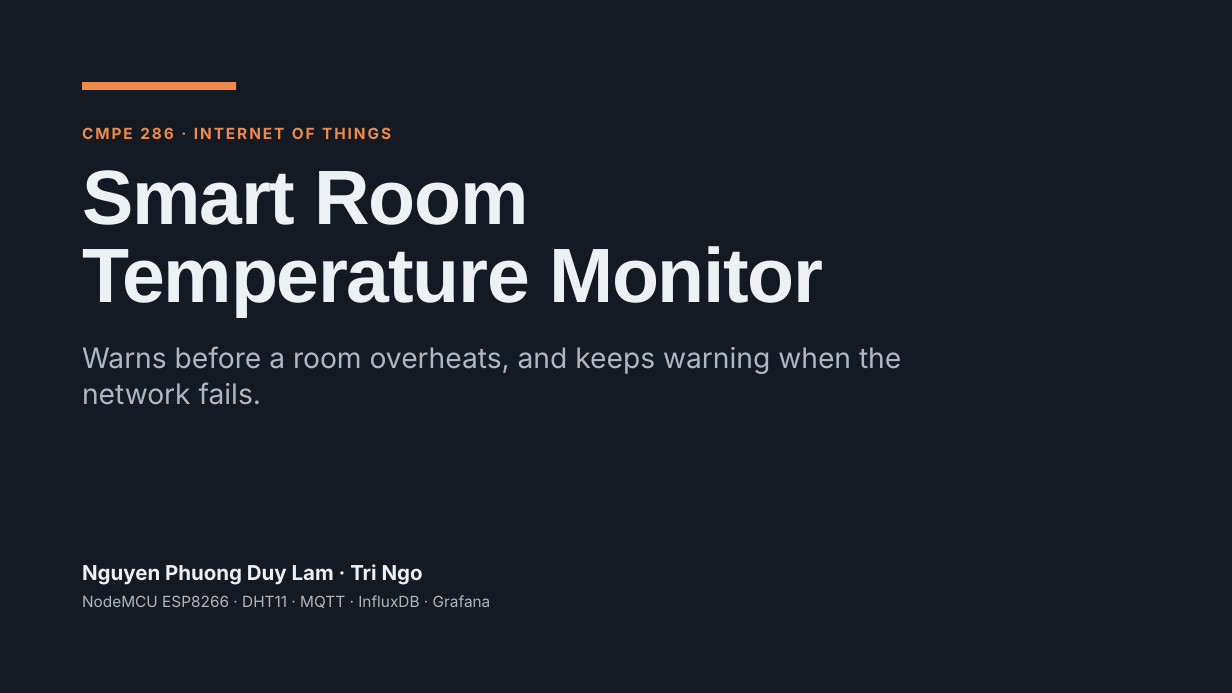
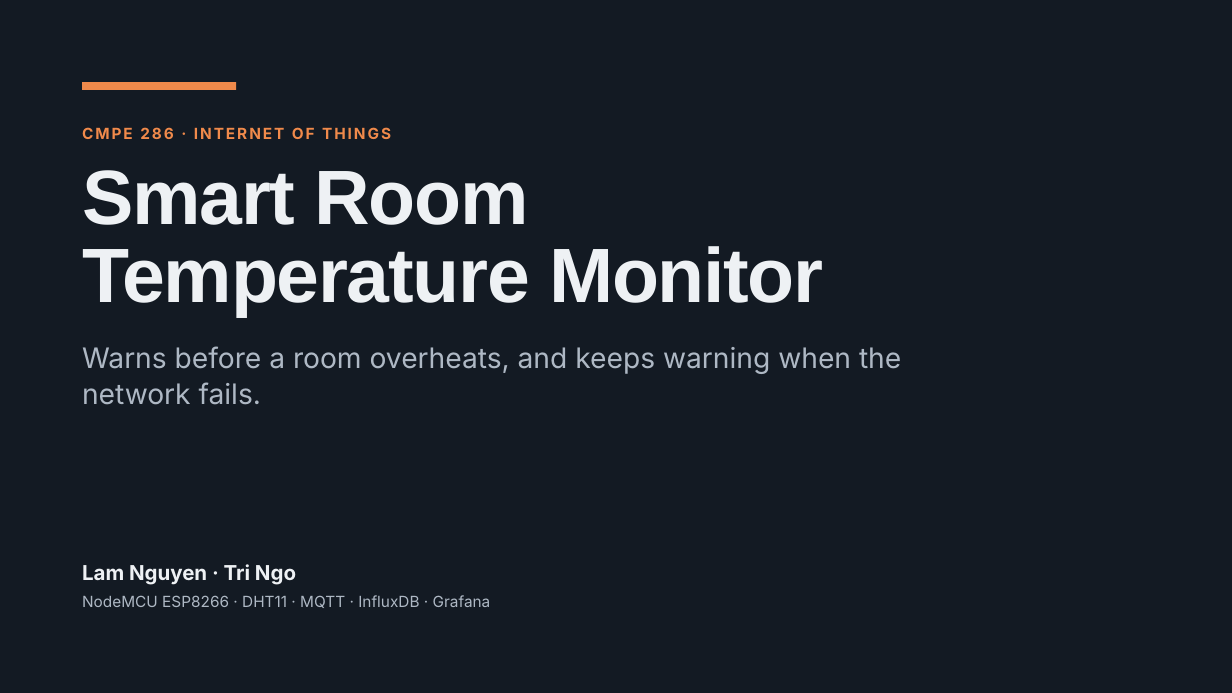
Before and after one commit to tringo286/smart-room-temperature-monitor, a slide deck: slide 1 of docs/presentation/smart-room-presentation.pptx. Drawn at 1232x693 pixels with LibreOffice and Linux fonts; fonts in the diff are those of the drawing. Boxes give left, top, right and bottom in pixels: in the first picture for what was removed or moved away, otherwise in the second. Text is boxed around its words. In the diff, an @@ line names an element or a change of style, - is before the commit and + after.

Commit message:
Use the name Lam Nguyen and remove the third-member slot
The report, slides and script now name Lam Nguyen and Tri Ngo, and the
report's empty third author block is gone.

```diff
--- a/docs/presentation/smart-room-presentation.pptx
+++ b/docs/presentation/smart-room-presentation.pptx
@@ text at box(82, 564, 296, 585): text changed @@
-Nguyen Phuong Duy Lam · Tri Ngo
+Lam Nguyen · Tri Ngo
```
Also in this commit, not shown: 4 other files.
